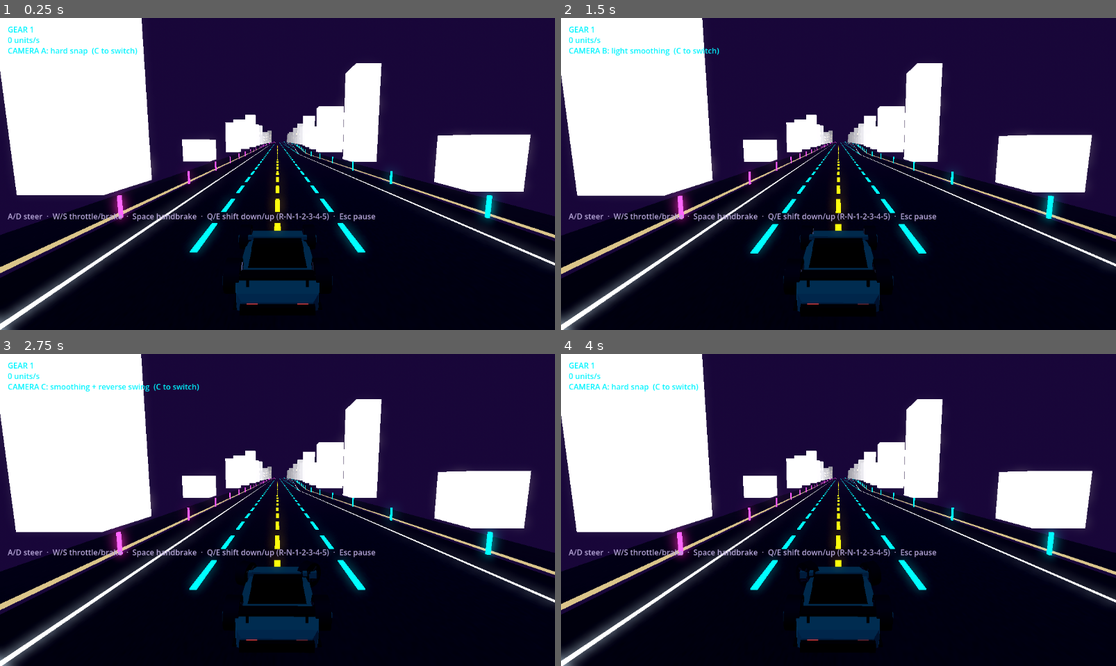
Above: before the commit, frames 1-4 (two rows, left to right).
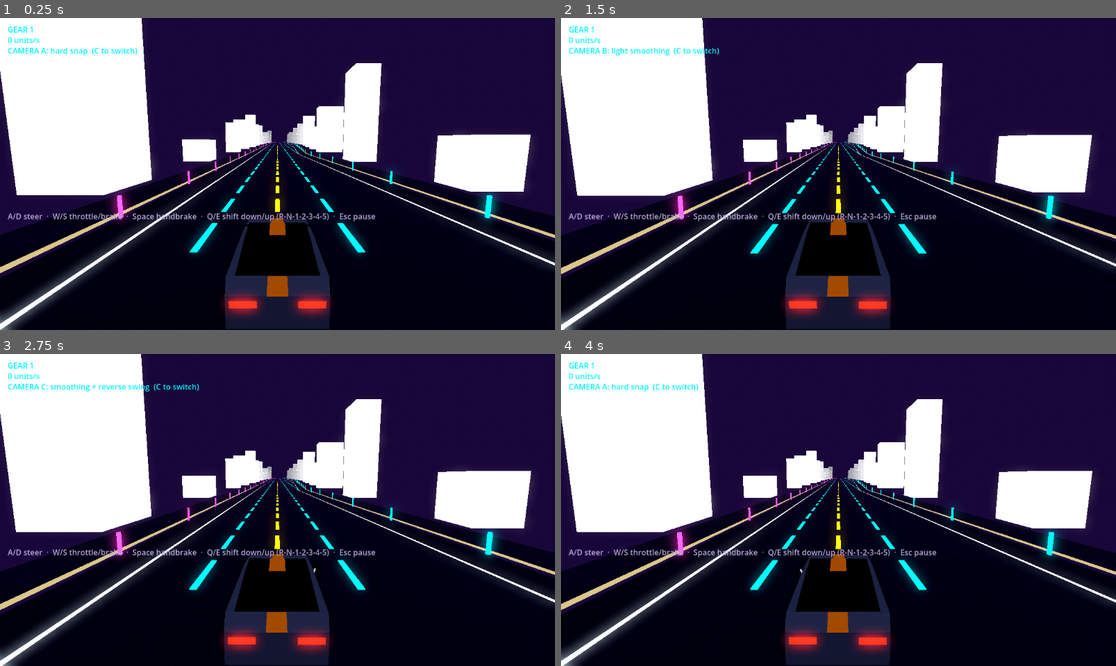
Above: after the commit, the same moments.

Repository: SmurfyHehe/neon-overdrive
Game: Godot game, scene res://Game.tscn
Two runs of this game, one before a commit and one after it. Both use one fixed random seed, a clock stepped at 60 frames per second and the inputs below.
Inputs (mouse positions are in pixels of both pictures, inside the frame that each line leads up to):
- Up to frame 1 (0.25 s): no input
- Up to frame 2 (1.5 s): move the mouse to (960, 158) at 0.52 s; hold D (steer_right) 0.53-1.25 s; tap C (camera_cycle) at 0.6 s; click (960, 158) at 0.67 s; drag from (727, 189) to (810, 236) at 1.27 s
- Up to frame 3 (2.75 s): move the mouse to (333, 441) at 2.02 s; hold D (steer_right) from 2.03 s (still down); tap C (camera_cycle) at 2.1 s
- Up to frame 4 (4 s): release D (steer_right) at 2.75 s; drag from (810, 572) to (672, 463) at 2.77 s; tap Enter at 3.5 s; move the mouse to (1005, 556) at 3.52 s; hold A (steer_left) from 3.53 s (still down); tap C (camera_cycle) at 3.6 s

The runs differ from the first frame. In frame 1, 4.3% of the frame differs, in the area x 40-60%, y 64-100%; in frame 2, 4.3%, in the area x 39-60%, y 64-100%; in frame 3, 4.3%; in frame 4, 4.3%.

Commit message:
Add a neutral test car for judging handling and camera (#63)
The player now drives a plain low-poly coupe (TestCarBuilder): 4.4 x 1.8 x
1.3 m, grey body, one orange centre stripe, bright headlights, red tail
lights. Wheels hang off the physics wheel nodes, so they sit exactly at the
physics wheelbase (2.1 m) and track (1.76 m), and they spin and steer with
the simulation. Each wheel has a white bar across its hub so the spin shows.

The styled coupe in CarBuilder is untouched and waits on #16.

tests/test_car.gd checks the size, light placement, loft winding, and that
each wheel visual sits on its physics wheel with a matching radius.

Co-Authored-By: Claude Opus 5.5 <noreply@anthropic.com>

Diff:
--- a/scripts/car_spec.gd
+++ b/scripts/car_spec.gd
@@ -140,7 +140,7 @@
 	var w := Wheel.new()
 	w.position = pos
 	v.add_child(w)
-	var visual := CarBuilder.build_wheel_visual(kind)
+	var visual := TestCarBuilder.build_wheel_visual(v.front_tire_radius) if kind == TestCarBuilder.KIND else CarBuilder.build_wheel_visual(kind)
 	w.wheel_node = visual
 	w.add_child(visual)
 	return w
--- a/scripts/player.gd
+++ b/scripts/player.gd
@@ -32,7 +32,7 @@
 # also gets a REAL small physical bump for free from the sidewalk's raised
 # collision geometry, instead of the old scripted cosmetic jolt.
 
-const KIND := "coupe"
+const KIND := TestCarBuilder.KIND  # #63 neutral test car
 const CFG := {
 	"wheel_r": 0.34, "axle_z": 1.05, "wheel_x": 0.88,
 }
@@ -67,7 +67,9 @@
 	# upgraded with actual panel/bumper/mirror/spoiler/alloy-wheel detail (see
 	# car_builder.gd's _add_body_details/_add_glass/_build_alloy_wheel) instead
 	# of the old flat-box look.
-	chassis_visual = CarBuilder.build_chassis_visual(KIND, Color(0, 0.96, 1))
+	# #63: the neutral test car, for judging handling and camera. The styled
+	# coupe (CarBuilder, KIND_CONFIGS["coupe"]) waits on the design in #16.
+	chassis_visual = TestCarBuilder.build_chassis_visual()
 	add_child(chassis_visual)
 
 	# BUG FIX (2026-09-13, verified headless): RigidBody3D falls asleep after
--- /dev/null
+++ b/scripts/test_car_builder.gd
@@ -0,0 +1,118 @@
+extends RefCounted
+class_name TestCarBuilder
+
+# Neutral test car (GitHub #63): a plain low-poly coupe for judging handling
+# and camera. It is NOT the starter car and not the final look -- that stays
+# in #16 -- so it is deliberately bland: grey body, one orange stripe down the
+# centreline, bright headlights, red tail lights. The stripe and the lights
+# are there so the nose and tail, and therefore the car's yaw, read at a
+# glance from the chase cam.
+#
+# Spec (Roy approved): about 4.4 m long x 1.8 m wide x 1.3 m tall, wheelbase
+# and track matching the physics wheels. The physics wheels (player.gd CFG)
+# sit 2.1 m apart front to back and 1.76 m side to side, so the body has long
+# ~1.15 m overhangs and the tyres stand ~8 cm proud of the 1.8 m body. That
+# is intentional: the visuals show exactly where the physics wheels are.
+#
+# Forward is -Z, up is +Y, ground at y = 0 with the springs fully extended
+# (the body settles a few cm lower once the suspension loads). Reuses
+# CarBuilder's loft and material helpers (winding/normals fixed in #43/#45).
+
+const KIND := "test"
+
+const LENGTH := 4.4
+const WIDTH := 1.8
+const HEIGHT := 1.3
+const TYRE_WIDTH := 0.24
+
+const BODY_COLOR := Color(0.62, 0.64, 0.67)
+const STRIPE_COLOR := Color(1.0, 0.45, 0.0)
+const STRIPE_W := 0.34
+
+## Lower body, nose (-Z) to tail (+Z). Each section is {z, w, y0, y1}.
+const BODY_SECTIONS := [
+	{"z": -2.2, "w": 1.62, "y0": 0.20, "y1": 0.56},
+	{"z": -2.0, "w": 1.80, "y0": 0.15, "y1": 0.70},
+	{"z": -0.6, "w": 1.80, "y0": 0.15, "y1": 0.84},
+	{"z": 1.75, "w": 1.80, "y0": 0.15, "y1": 0.86},
+	{"z": 2.2, "w": 1.66, "y0": 0.22, "y1": 0.78},
+]
+
+## Greenhouse on top of the body: raked windshield, flat roof, sloped
+## backlight. Starts and ends at zero height so it blends into the body.
+const CABIN_SECTIONS := [
+	{"z": -0.6, "w": 1.50, "y0": 0.82, "y1": 0.82},
+	{"z": 0.15, "w": 1.30, "y0": 0.82, "y1": HEIGHT},
+	{"z": 0.95, "w": 1.30, "y0": 0.82, "y1": HEIGHT},
+	{"z": 1.75, "w": 1.50, "y0": 0.84, "y1": 0.84},
+]
+
+static func build_chassis_visual() -> Node3D:
+	var root := Node3D.new()
+	root.set_meta("kind", KIND)
+
+	var body_mat := CarBuilder._mat(BODY_COLOR, 0.0, 0.3, 0.45)
+	var glass_mat := CarBuilder._mat(Color(0.05, 0.07, 0.09), 0.0, 0.8, 0.15)
+	var stripe_mat := CarBuilder._mat(STRIPE_COLOR, 0.6, 0.1, 0.5)
+	var head_mat := CarBuilder._mat(Color(1.0, 0.98, 0.9), 3.0)
+	var tail_mat := CarBuilder._mat(Color(1.0, 0.08, 0.05), 2.5)
+
+	root.add_child(CarBuilder._build_loft(BODY_SECTIONS, body_mat))
+	root.add_child(CarBuilder._build_loft(CABIN_SECTIONS, glass_mat))
+
+	# Stripe: a thin skin over the body top on the hood and deck, and over the
+	# roof, skipping the glass. Lofted from the same sections, so it follows
+	# the body's slopes exactly.
+	root.add_child(CarBuilder._build_loft(_stripe(BODY_SECTIONS.slice(0, 3)), stripe_mat))
+	root.add_child(CarBuilder._build_loft(_stripe(CABIN_SECTIONS.slice(1, 3)), stripe_mat))
+	root.add_child(CarBuilder._build_loft(_stripe(BODY_SECTIONS.slice(3, 5)), stripe_mat))
+
+	var nose: Dictionary = BODY_SECTIONS[0]
+	var tail: Dictionary = BODY_SECTIONS[BODY_SECTIONS.size() - 1]
+	for x in [-0.55, 0.55]:
+		var hl := CarBuilder._box(Vector3(0.38, 0.11, 0.04), head_mat)
+		hl.position = Vector3(x, 0.46, nose.z + 0.015)
+		root.add_child(hl)
+		var tl := CarBuilder._box(Vector3(0.44, 0.12, 0.04), tail_mat)
+		tl.position = Vector3(x, 0.64, tail.z - 0.015)
+		root.add_child(tl)
+
+	root.set_meta("body_mat", body_mat)
+	root.set_meta("half_w", WIDTH / 2.0)
+	root.set_meta("half_l", LENGTH / 2.0)
+	return root
+
+## A 1.2 cm skin STRIPE_W wide sitting on the top edge of each section.
+static func _stripe(sections: Array) -> Array:
+	var out := []
+	for s in sections:
+		out.append({"z": s.z, "w": STRIPE_W, "y0": float(s.y1) - 0.002, "y1": float(s.y1) + 0.01})
+	return out
+
+## Tyre plus a light hub with one bright bar across it, so spin reads from
+## the chase cam (a plain dark cylinder looks the same at any rotation).
+## Symmetric left/right: the same visual goes on all four wheels.
+static func build_wheel_visual(radius: float) -> Node3D:
+	var root := Node3D.new()
+	var tyre_mat := CarBuilder._mat(Color(0.06, 0.06, 0.07), 0.0, 0.1, 0.85)
+	var hub_mat := CarBuilder._mat(Color(0.55, 0.57, 0.6), 0.0, 0.6, 0.35)
+	var bar_mat := CarBuilder._mat(Color(1.0, 1.0, 1.0), 0.8, 0.0, 0.5)
+
+	root.add_child(_disc(radius, TYRE_WIDTH, tyre_mat))
+	root.add_child(_disc(radius * 0.62, TYRE_WIDTH + 0.01, hub_mat))
+	var bar := CarBuilder._box(Vector3(TYRE_WIDTH + 0.02, radius * 1.2, radius * 0.2), bar_mat)
+	root.add_child(bar)
+	return root
+
+## A cylinder lying along X (the axle).
+static func _disc(radius: float, width: float, mat: Material) -> MeshInstance3D:
+	var mesh := CylinderMesh.new()
+	mesh.top_radius = radius
+	mesh.bottom_radius = radius
+	mesh.height = width
+	mesh.radial_segments = 16
+	var mi := MeshInstance3D.new()
+	mi.mesh = mesh
+	mi.material_override = mat
+	mi.rotation.z = PI / 2.0
+	return mi
--- /dev/null
+++ b/tests/test_car.gd
@@ -0,0 +1,92 @@
+extends SceneTree
+
+# Test car checks (GitHub #63):
+#   - body is about 4.4 x 1.8 x 1.3 m (within 5 cm; wheels excluded)
+#   - headlights at the nose (-Z), tail lights at the tail (+Z)
+#   - every body/cabin loft triangle faces outward (same rule as car_loft_normals)
+#   - the player's wheels carry the test-car wheel visual, sit at the physics
+#     wheel positions, and the visual's radius matches the physics tyre radius
+#
+# Run (headless is fine):
+#   Godot_v4.7.2-stable_win64_console.exe --headless --path . -s res://tests/test_car.gd
+
+const TOL := 0.05
+var fails := 0
+
+func _fail(msg: String) -> void:
+	print("FAIL " + msg)
+	fails += 1
+
+func _initialize() -> void:
+	var car := TestCarBuilder.build_chassis_visual()
+	var box := AABB()
+	var first := true
+	var heads := []
+	var tails := []
+	var lofts := 0
+	for child in car.get_children():
+		var mi := child as MeshInstance3D
+		var aabb := mi.transform * mi.mesh.get_aabb()
+		box = aabb if first else box.merge(aabb)
+		first = false
+		var mat := mi.material_override as StandardMaterial3D
+		if mi.mesh is BoxMesh and mat.emission_enabled:
+			(heads if mat.albedo_color.g > 0.5 else tails).append(mi.position.z)
+		# Body and cabin only: the stripes are thin skins on a slope, so the
+		# centre-of-AABB test below does not apply to them.
+		if mi.mesh is ArrayMesh:
+			lofts += 1
+			if lofts <= 2:
+				_check_loft(mi.mesh)
+	print("body size %s" % box.size)
+	for axis in [["length", box.size.z, TestCarBuilder.LENGTH], ["width", box.size.x, TestCarBuilder.WIDTH], ["height (ground to roof)", box.end.y, TestCarBuilder.HEIGHT]]:
+		if absf(axis[1] - axis[2]) > TOL:
+			_fail("%s %.3f, want %.2f" % axis)
+	if heads.size() != 2 or tails.size() != 2:
+		_fail("want 2 headlights and 2 tail lights, got %d and %d" % [heads.size(), tails.size()])
+	for z in heads:
+		if z > box.position.z + 0.1:
+			_fail("headlight at z %.2f is not at the nose" % z)
+	for z in tails:
+		if z < box.end.z - 0.1:
+			_fail("tail light at z %.2f is not at the tail" % z)
+	car.free()
+
+	var player: PlayerCar = load("res://scripts/player.gd").new()
+	root.add_child(player)
+	await process_frame  # let the player's _ready build its wheels
+	var cfg: Dictionary = PlayerCar.CFG
+	var wheels := {
+		"FL": [player.front_left_wheel, Vector3(-cfg.wheel_x, 0, -cfg.axle_z)],
+		"FR": [player.front_right_wheel, Vector3(cfg.wheel_x, 0, -cfg.axle_z)],
+		"RL": [player.rear_left_wheel, Vector3(-cfg.wheel_x, 0, cfg.axle_z)],
+		"RR": [player.rear_right_wheel, Vector3(cfg.wheel_x, 0, cfg.axle_z)],
+	}
+	for name in wheels:
+		var w: Wheel = wheels[name][0]
+		var want: Vector3 = wheels[name][1]
+		if Vector2(w.position.x, w.position.z).distance_to(Vector2(want.x, want.z)) > 1e-4:
+			_fail("%s wheel at %s, want x/z of %s" % [name, w.position, want])
+		var tyre := w.wheel_node.get_child(0) as MeshInstance3D
+		var r: float = (tyre.mesh as CylinderMesh).top_radius
+		if absf(r - w.tire_radius) > 1e-4:
+			_fail("%s visual radius %.3f, physics %.3f" % [name, r, w.tire_radius])
+	print("wheelbase %.2f m, track %.2f m" % [cfg.axle_z * 2.0, cfg.wheel_x * 2.0])
+	player.free()
+
+	print("PASS" if fails == 0 else "FAILURES: %d" % fails)
+	quit(1 if fails > 0 else 0)
+
+func _check_loft(mesh: ArrayMesh) -> void:
+	var arrays: Array = mesh.surface_get_arrays(0)
+	var verts: PackedVector3Array = arrays[Mesh.ARRAY_VERTEX]
+	var center := mesh.get_aabb().get_center()
+	for t in verts.size() / 3:
+		var a := verts[t * 3]
+		var b := verts[t * 3 + 1]
+		var c := verts[t * 3 + 2]
+		var face := (c - a).cross(b - a)
+		if face.length() < 1e-9:
+			_fail("zero-area loft triangle %s %s %s" % [a, b, c])
+		elif face.dot((a + b + c) / 3.0 - center) <= 0.0:
+			_fail("loft triangle faces inward %s %s %s" % [a, b, c])
Not shown, added: scripts/test_car_builder.gd.uid
Not shown, added: tests/test_car.gd.uid
Not shown, changed: tests/run_tests.bat
